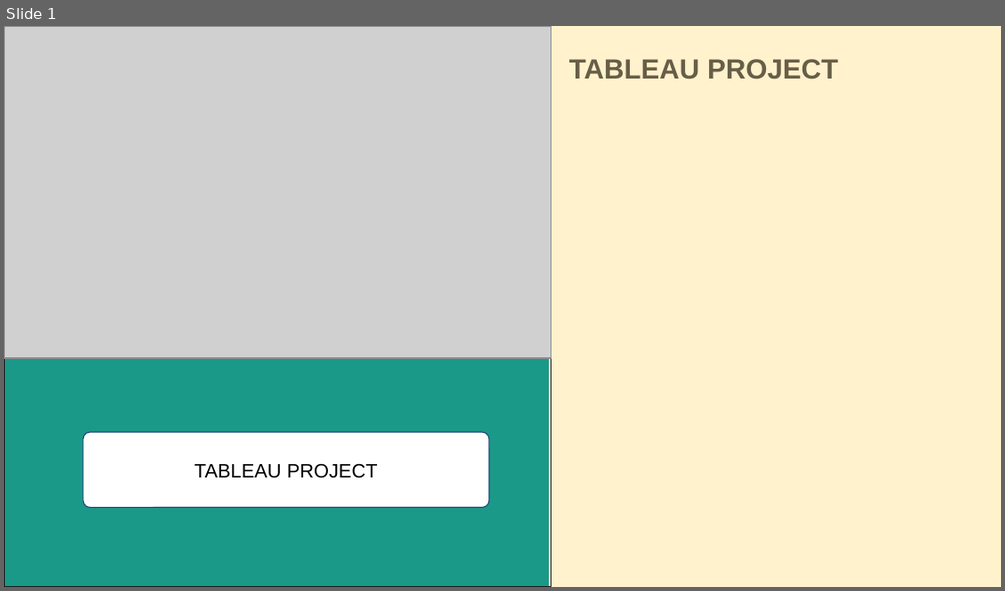
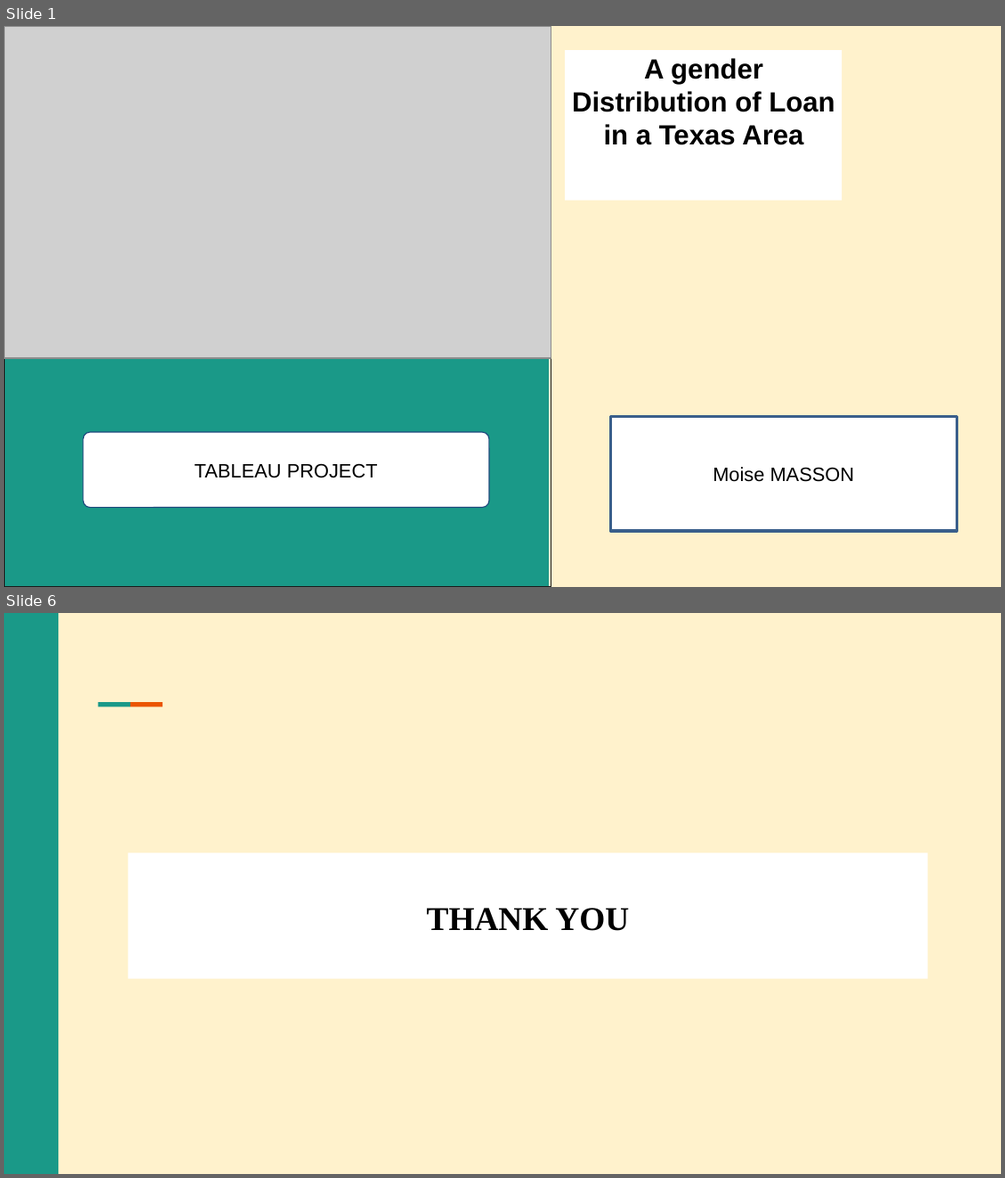
Before and after one commit to Ben-Judas/Tableau-Project, a slide deck: Project Tableau.pptx. Shown one above the other, each under a label of ours: slide 1 before the commit, slides 1 and 6 after it; the slides between them are not shown. The pictures are 1005x591 and 1005x1178 pixels, drawn with LibreOffice and Linux fonts; fonts in the diff are those of the drawing; grey boxes stand for pictures; background and template pictures are left out. Boxes give left, top, right and bottom in pixels: in the first picture for what was removed or moved away, otherwise in the second. Text is boxed around its words. In the diff, an @@ line names an element or a change of style, - is before the commit and + after.

```diff
--- a/Project Tableau.pptx
+++ b/Project Tableau.pptx
@@ slide 6 added at <box>4,613,1001,1174</box>, background #FFF2CC @@
@@ freeform shape added at <box>4,613,59,1173</box>, fill #1A9988 @@
@@ freeform shape added at <box>97,702,129,706</box>, fill #1A9988 @@
@@ freeform shape added at <box>130,702,162,706</box>, fill #EB5500 @@
@@ rectangle added at <box>128,853,927,979</box>, fill #FFFFFF, 24 pt, text #000000, bold @@
+THANK YOU
@@ slide 1 changed as well @@
@@ rectangle added at <box>566,50,842,200</box>, fill #FFFFFF, 20 pt, text #000000, bold @@
+A gender Distribution of Loan in a Texas Area
@@ text removed at <box>569,59,838,79</box> @@
-TABLEAU PROJECT
@@ rectangle added at <box>611,416,957,531</box>, fill #FFFFFF, outline #3A5F8C 2 pt, 14 pt, text #000000 @@
+Moise MASSON
```
Also in this commit, not shown: 1 other slide changed, 3 other slides added, 12 slides removed.
